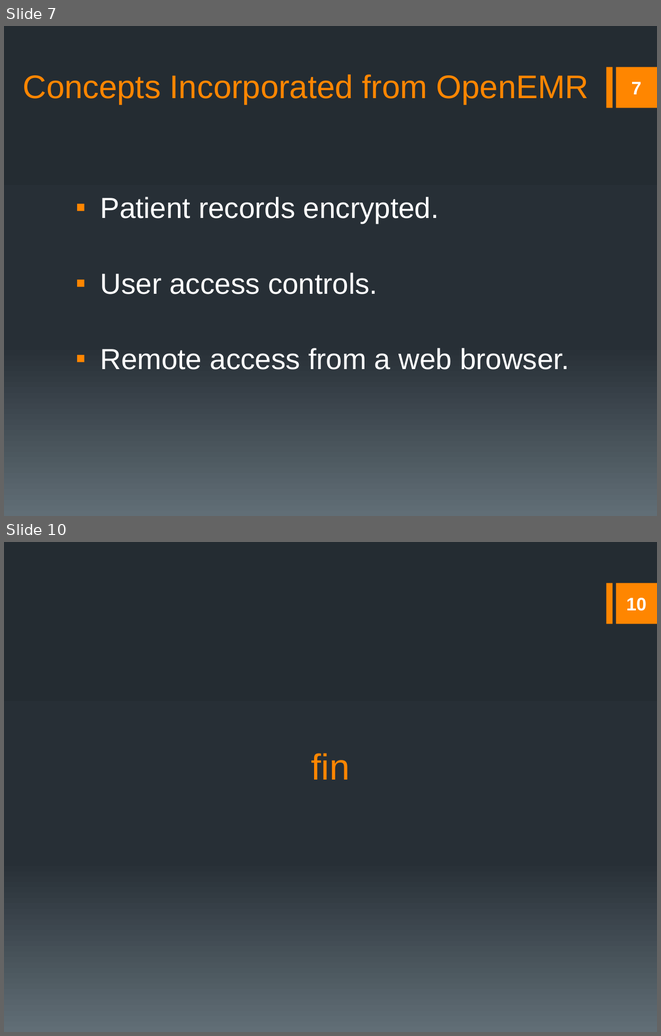
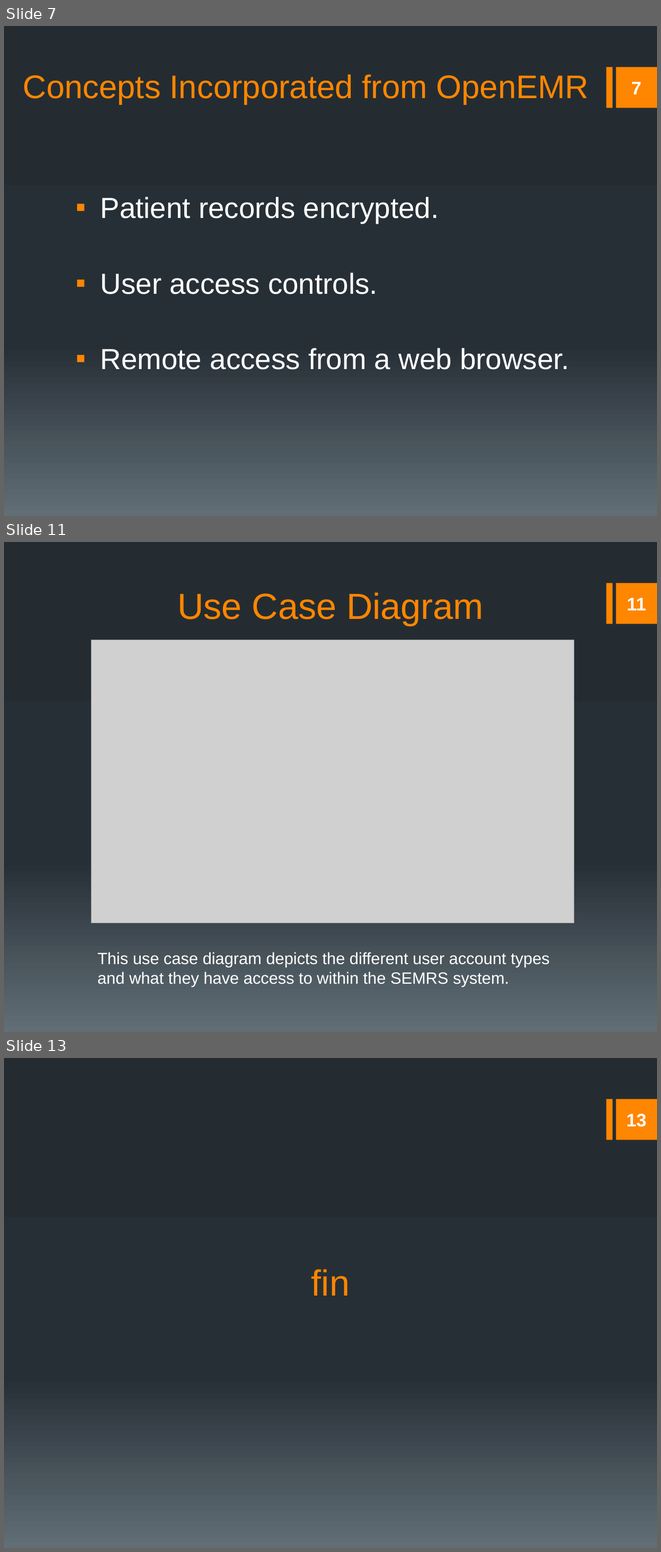
Before and after one commit to rmkane/semrs, a slide deck: Documentation/Final_Presentation.pptx. Shown one above the other, each under a label of ours: slides 7 and 10 before the commit, slides 7, 11 and 13 after it; the slides between them are not shown. The pictures are 661x1036 and 661x1552 pixels, drawn with LibreOffice and Linux fonts; fonts in the diff are those of the drawing; grey boxes stand for pictures. Boxes give left, top, right and bottom in pixels: in the first picture for what was removed or moved away, otherwise in the second. Text is boxed around its words. In the diff, an @@ line names an element or a change of style, - is before the commit and + after.

```diff
--- a/Documentation/Final_Presentation.pptx
+++ b/Documentation/Final_Presentation.pptx
@@ slide 11 added at bbox=[4, 542, 657, 1032], background gradient #242C33 to #273037 to #636D76; not listed: 2 template elements that a slide beside it also shows @@
@@ title added at bbox=[177, 592, 483, 626], 40 pt, text #FF8600 @@
+Use Case Diagram
@@ page number added at bbox=[627, 598, 646, 610], 20 pt, text #FFFFFF, bold @@
+11
@@ picture added at bbox=[91, 640, 574, 923] @@
@@ text added at bbox=[97, 952, 550, 987], 18 pt, text #FFFFFF @@
+This use case diagram depicts the different user account types and what they have access to within the SEMRS system.
@@ what was slide 10 is now slide 13 @@
@@ page number at bbox=[626, 1114, 646, 1127]: text changed @@
-10
+13
```
Also in this commit, not shown: 3 slides changed, 4 other slides added, 2 slides removed, 1 other file.
